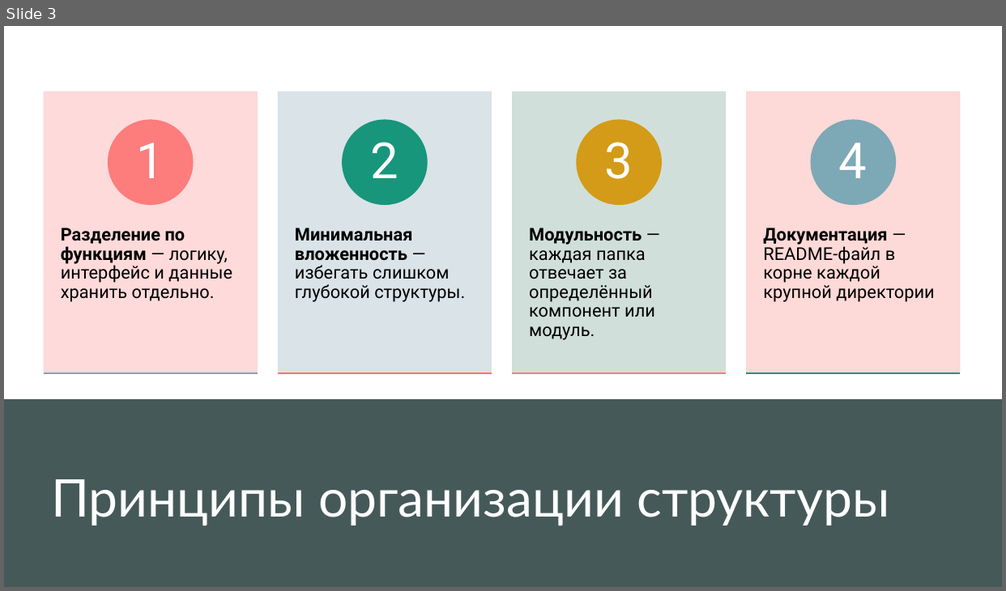
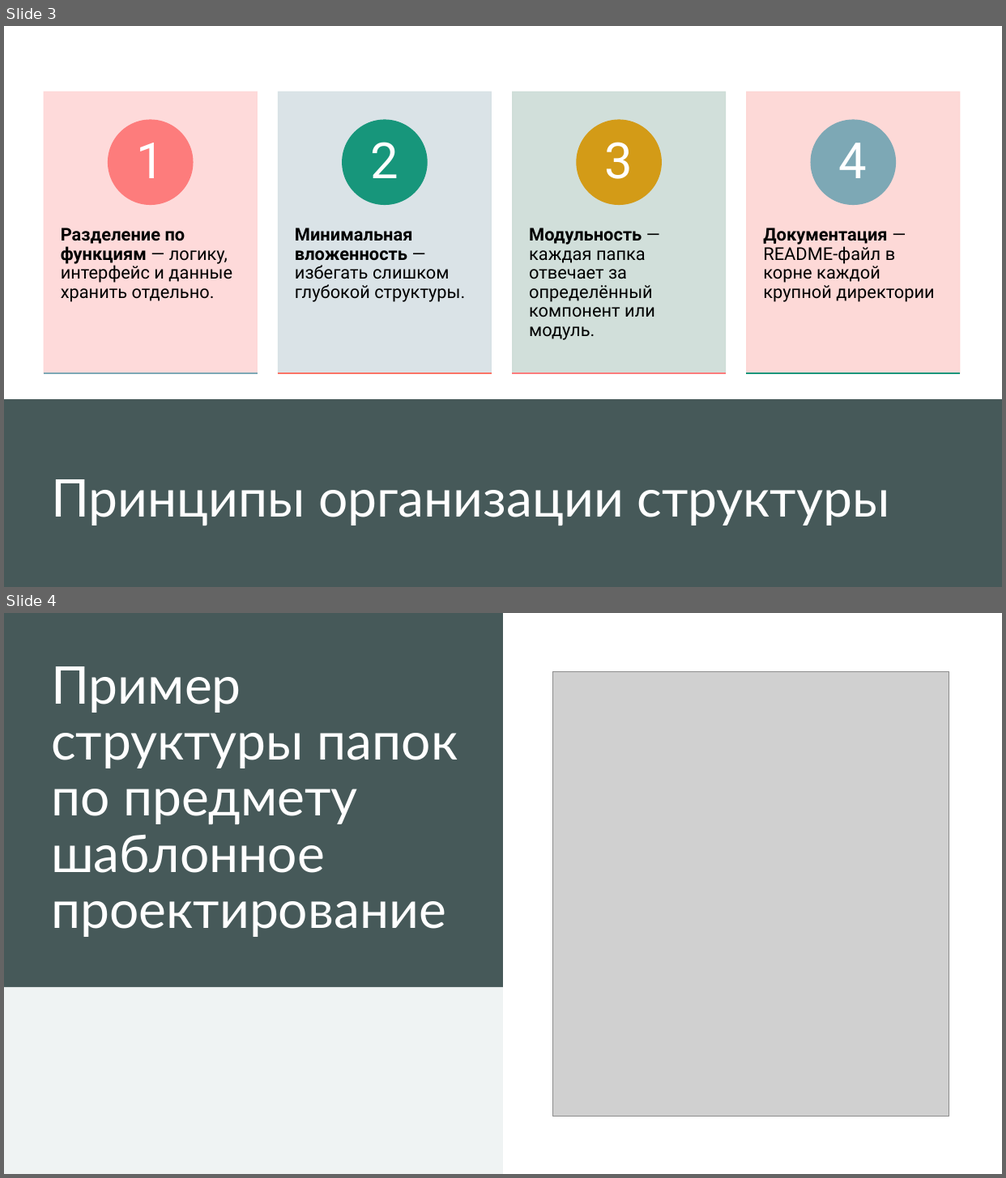
Before and after one commit to Alidedewf/application-design-patterns, a slide deck: шаблоны структура.pptx. Shown one above the other, each under a label of ours: slide 3 before the commit, slides 3 and 4 after it. The pictures are 1006x591 and 1006x1178 pixels, drawn with LibreOffice and Linux fonts; fonts in the diff are those of the drawing; grey boxes stand for pictures. Boxes give left, top, right and bottom in pixels: in the first picture for what was removed or moved away, otherwise in the second. Text is boxed around its words. In the diff, an @@ line names an element or a change of style, - is before the commit and + after.

```diff
--- a/шаблоны структура.pptx
+++ b/шаблоны структура.pptx
@@ slide 4 added at box(4, 613, 1002, 1174), background #FFFFFF; not listed: 1 template element that a slide beside it also shows @@
@@ rectangle added at box(4, 613, 1002, 894), fill #465959 @@
@@ rectangle added at box(4, 613, 1002, 1174), fill #FFFFFF @@
@@ rectangle added at box(4, 613, 503, 987), fill #465959 @@
@@ title added at box(51, 666, 458, 937), 50 pt, text #FFFFFF @@
+Пример структуры папок по предмету шаблонное проектирование
@@ picture added at box(552, 671, 949, 1117) @@
@@ rectangle added at box(4, 986, 503, 1174), fill #ECF0F0 @@
@@ rectangle added at box(4, 986, 503, 1174), fill #FFFFFF at 20% opacity @@
```
Also in this commit, not shown: 1 slide changed, 17 other slides added, 3 slides removed, 7 other files.
